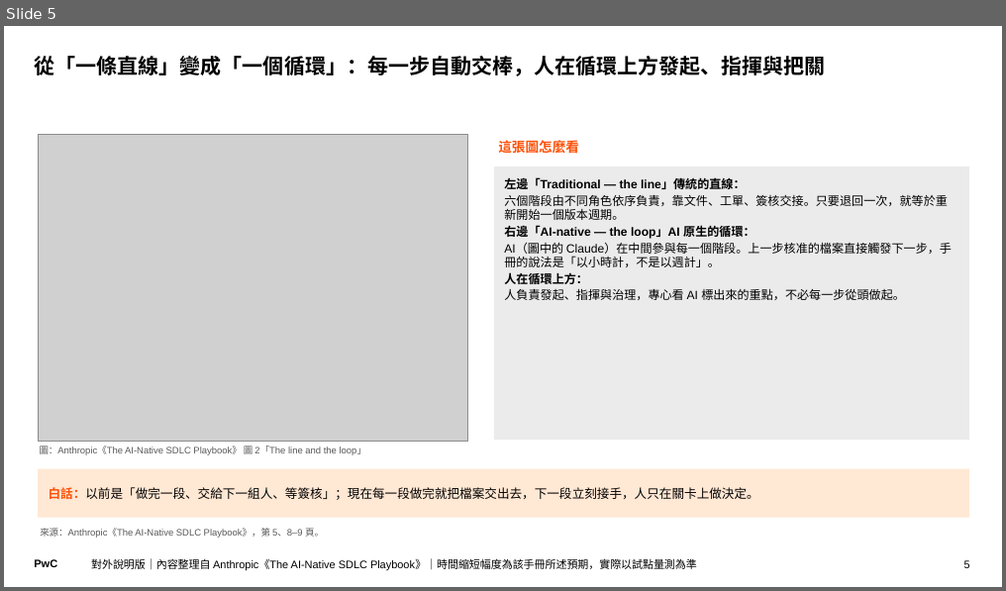
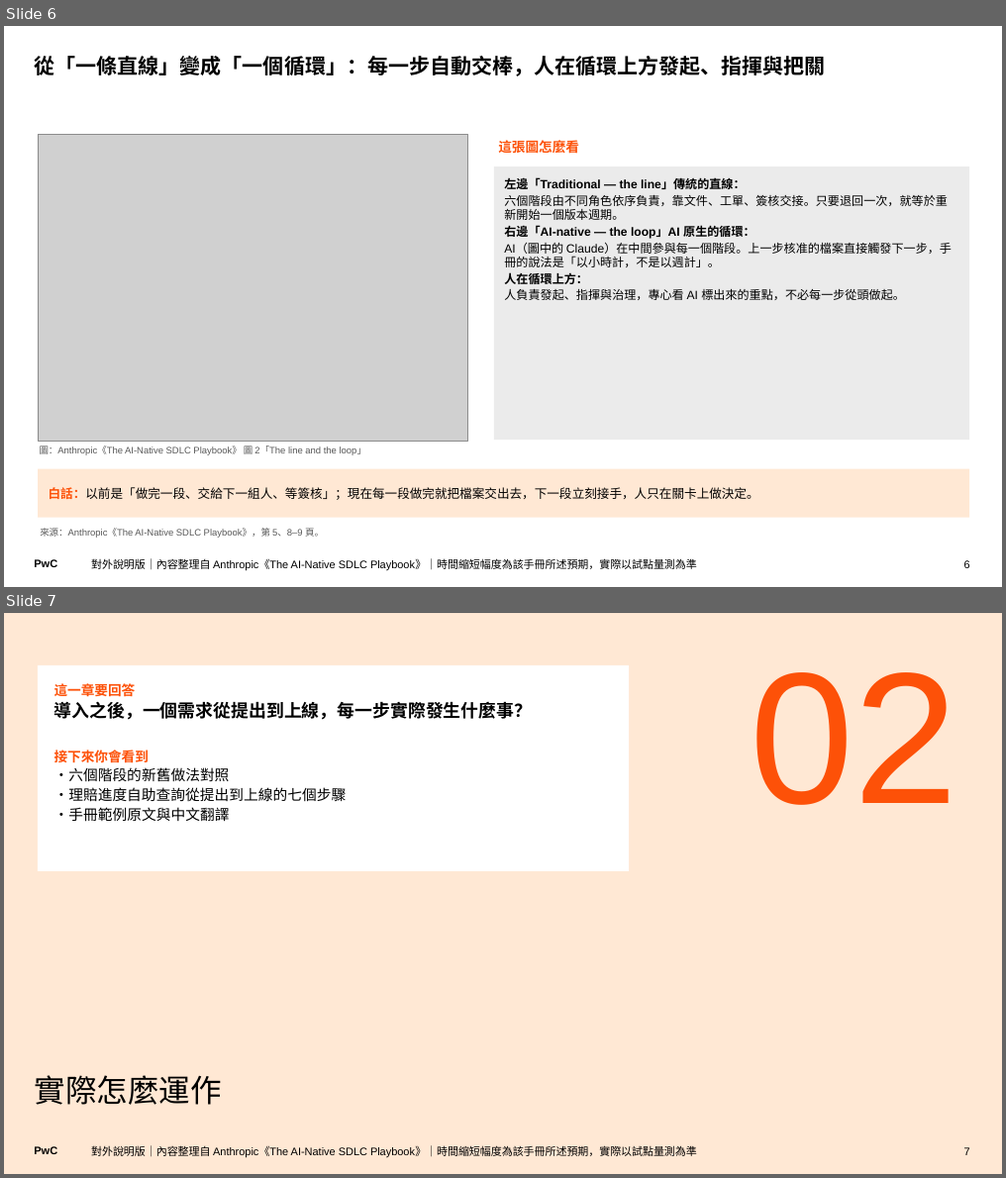
Before and after one commit to Robshao/PwC_FSC1, a slide deck: research/ai-native-sdlc/AI原生SDLC_白話說明.pptx. Shown one above the other, each under a label of ours: slide 5 before the commit, slides 6 and 7 after it. The pictures are 1006x591 and 1006x1178 pixels, drawn with LibreOffice and Linux fonts; fonts in the diff are those of the drawing; grey boxes stand for pictures. Boxes give left, top, right and bottom in pixels: in the first picture for what was removed or moved away, otherwise in the second. Text is boxed around its words. In the diff, an @@ line names an element or a change of style, - is before the commit and + after.

```diff
--- a/research/ai-native-sdlc/AI原生SDLC_白話說明.pptx
+++ b/research/ai-native-sdlc/AI原生SDLC_白話說明.pptx
@@ slide 7 added at [4,613,1002,1174], background #FFE8D4; not listed: 1 template element that a slide beside it also shows @@
@@ rectangle added at [38,665,629,871], fill #FFFFFF, 14 pt, text #000000 @@
+這一章要回答
+導入之後，一個需求從提出到上線，每一步實際發生什麼事？
+接下來你會看到
+・六個階段的新舊做法對照
+・理賠進度自助查詢從提出到上線的七個步驟
+・手冊範例原文與中文翻譯
@@ text added at [750,672,958,805], 180 pt, text #FD5108 @@
+02
@@ title added at [35,1075,222,1105], 30 pt, text #000000 @@
+實際怎麼運作
@@ text added at [91,1146,697,1157], 10.5 pt, text #000000 @@
+對外說明版｜內容整理自 Anthropic《The AI-Native SDLC Playbook》｜時間縮短幅度為該手冊所述預期，實際以試點量測為準
@@ page number added at [964,1148,970,1156], 10.5 pt, text #000000 @@
+7
@@ what was slide 5 is now slide 6 @@
@@ page number at [964,561,970,569]: text changed @@
-5
+6
```
Also in this commit, not shown: 1 slide changed, 6 other slides added, 7 other files.
